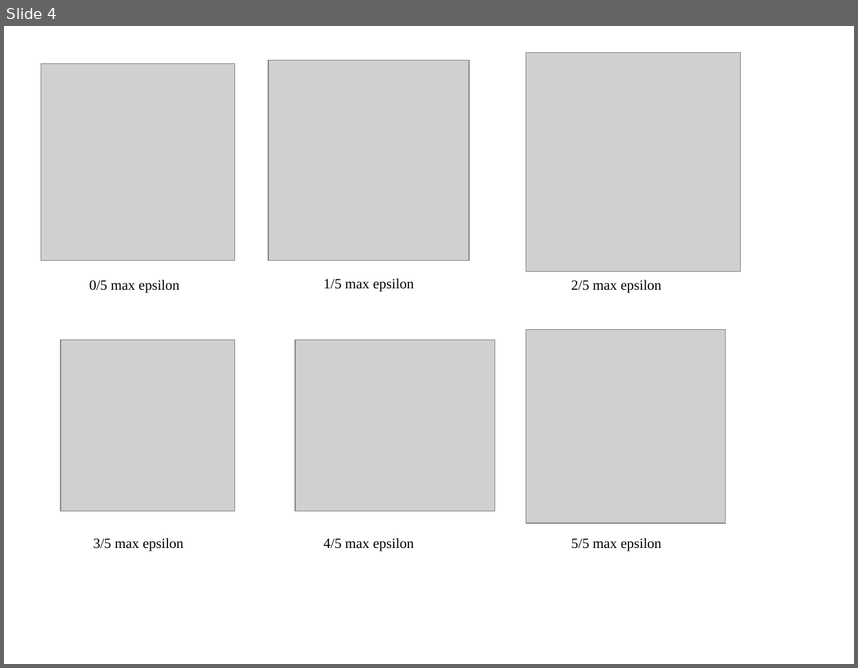
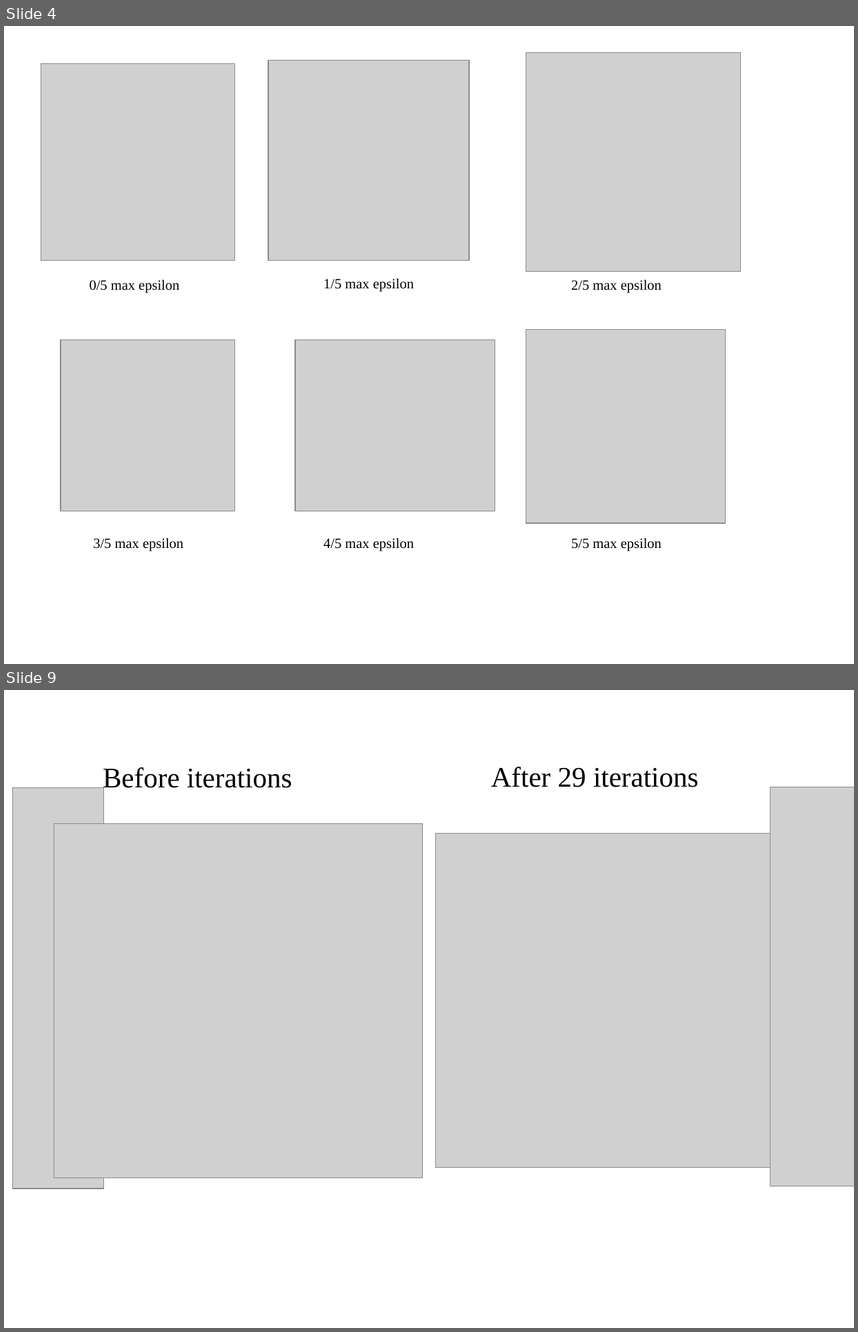
Before and after one commit to Hellozepp117/bolun117, a slide deck: papers/report 11 25.ppt. Shown one above the other, each under a label of ours: slide 4 before the commit, slides 4 and 9 after it; the slides between them are not shown. The pictures are 858x668 and 858x1332 pixels, drawn with LibreOffice and Linux fonts; fonts in the diff are those of the drawing; grey boxes stand for pictures; background and template pictures are left out. Boxes give left, top, right and bottom in pixels: in the first picture for what was removed or moved away, otherwise in the second. Text is boxed around its words. In the diff, an @@ line names an element or a change of style, - is before the commit and + after.

```diff
--- a/papers/report 11 25.ppt
+++ b/papers/report 11 25.ppt
@@ slide 9 added at (4,690,854,1328), background picture (left out) @@
@@ text added at (103,767,292,793), 24 pt, text #000000 @@
+Before iterations
@@ text added at (491,767,699,787), 24 pt, text #000000 @@
+After 29 iterations
@@ picture added at (12,788,103,1188) @@
@@ picture added at (771,787,854,1185) @@
@@ picture added at (54,823,422,1177) @@
@@ picture added at (436,834,784,1167) @@
```
Also in this commit, not shown: 1 slide changed, 12 other slides added, 1 slide removed, 9 other files.
